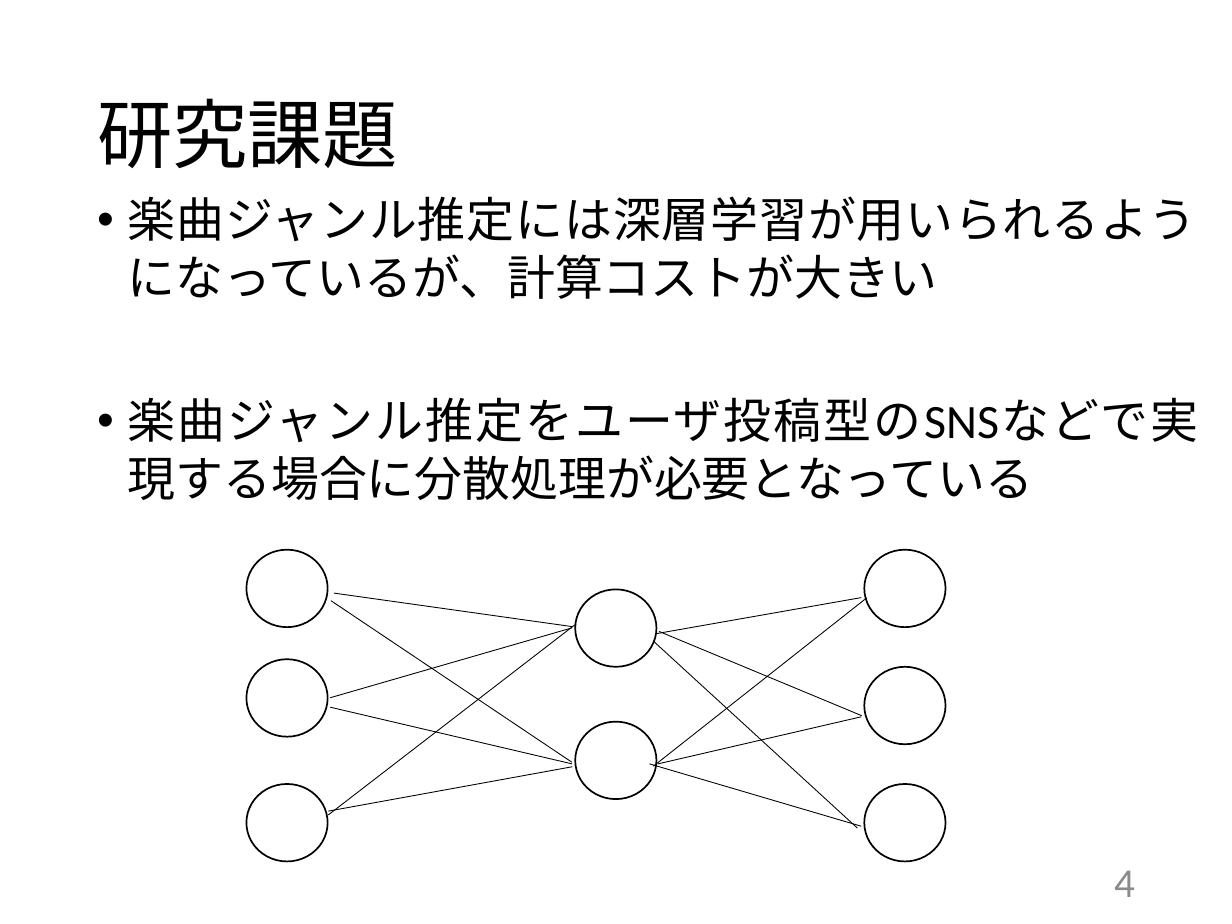
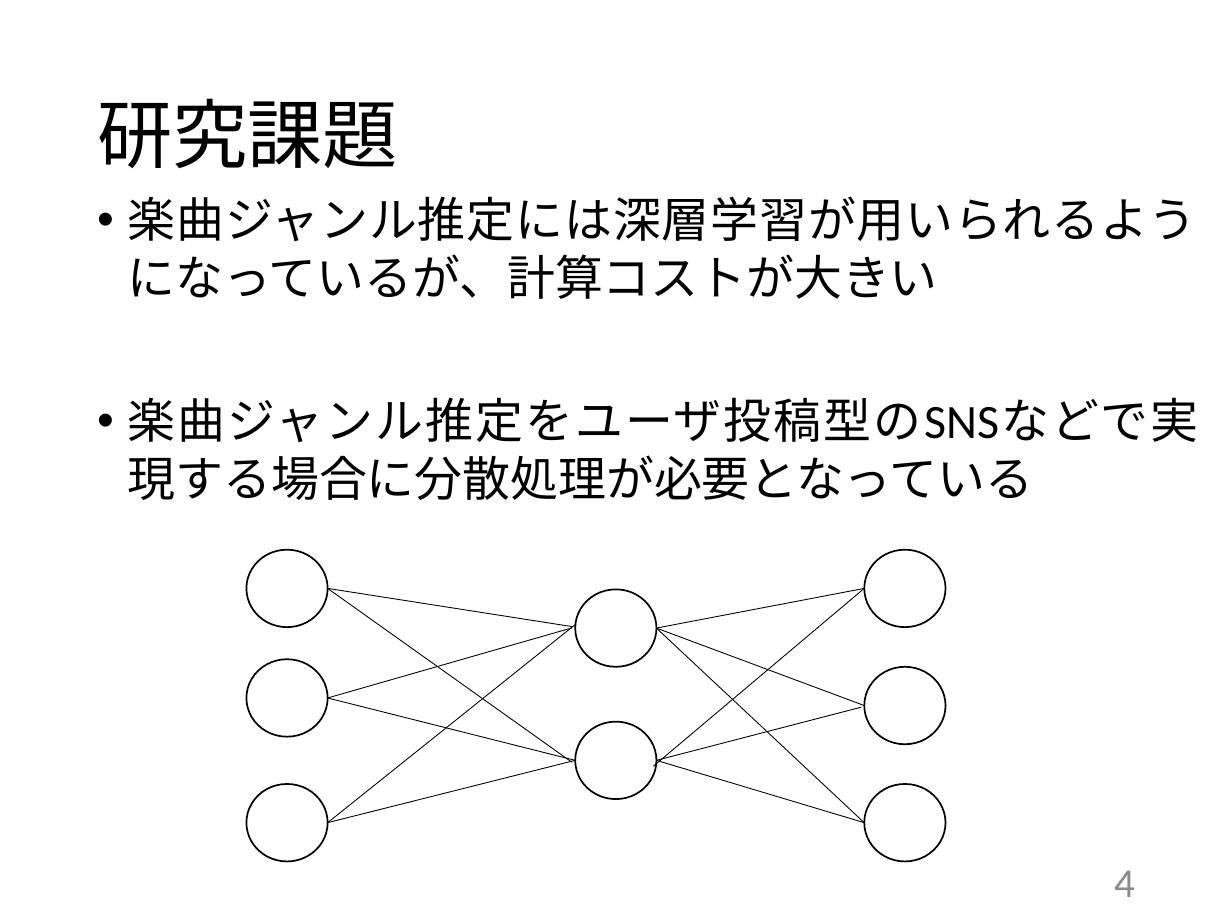
Before and after one commit to kait-takanolab/1821144-yoshii-thesis, a slide deck: slide 4 of 発表用スライド/1821144_卒研発表.pptx. Drawn at 1232x924 pixels with LibreOffice and Linux fonts; fonts in the diff are those of the drawing. Boxes give left, top, right and bottom in pixels: in the first picture for what was removed or moved away, otherwise in the second. Text is boxed around its words. In the diff, an @@ line names an element or a change of style, - is before the commit and + after.

```diff
--- a/発表用スライド/1821144_卒研発表.pptx
+++ b/発表用スライド/1821144_卒研発表.pptx
@@ line moved from (334, 593) - (573, 627) to (328, 589) - (573, 627) @@
@@ line moved from (572, 763) - (331, 601) to (572, 763) - (328, 589) @@
@@ line moved from (653, 766) - (867, 598) to (653, 766) - (865, 589) @@
@@ line moved from (657, 633) - (861, 598) to (657, 628) - (865, 589) @@
@@ line moved from (329, 814) - (575, 625) to (328, 823) - (575, 625) @@
@@ line moved from (659, 632) - (861, 716) to (657, 628) - (865, 706) @@
@@ line moved from (653, 641) - (857, 828) to (657, 628) - (865, 823) @@
@@ line moved from (330, 707) - (572, 764) to (328, 699) - (575, 760) @@
@@ line moved from (658, 764) - (861, 717) to (657, 760) - (861, 707) @@
@@ line moved from (329, 811) - (573, 766) to (328, 823) - (575, 760) @@
@@ line moved from (649, 764) - (861, 827) to (657, 760) - (865, 823) @@
```
Also in this commit, not shown: 4 other slides changed.
